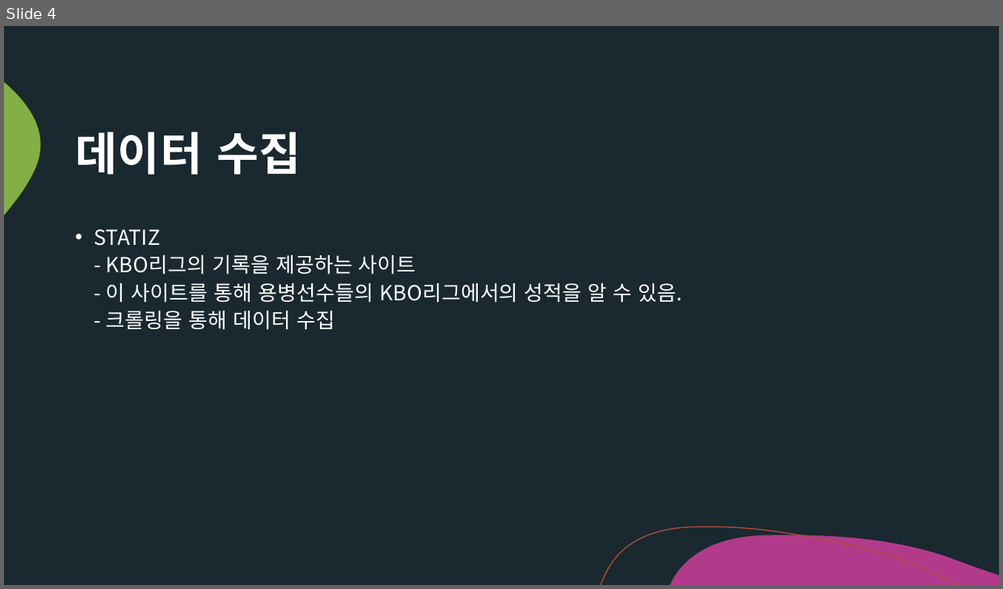
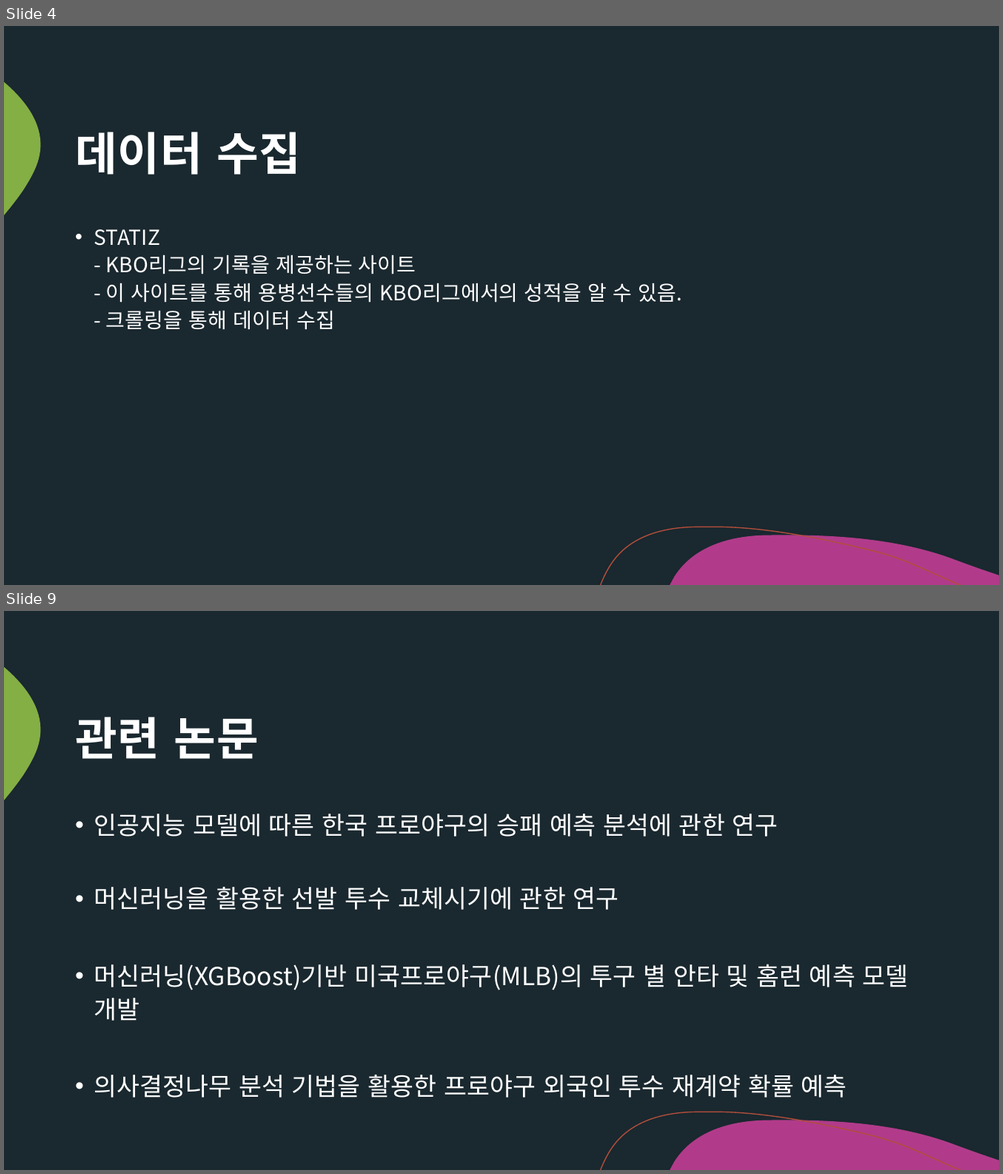
Before and after one commit to Tae-Hyeon-Kim/Analysis-of-KBO-Foreign-Pitchers, a slide deck: KBO 외국인 투수 분석.pptx. Shown one above the other, each under a label of ours: slide 4 before the commit, slides 4 and 9 after it; the slides between them are not shown. The pictures are 1003x589 and 1003x1174 pixels, drawn with LibreOffice and Linux fonts; fonts in the diff are those of the drawing. Boxes give left, top, right and bottom in pixels: in the first picture for what was removed or moved away, otherwise in the second. Text is boxed around its words. In the diff, an @@ line names an element or a change of style, - is before the commit and + after.

Commit message:
카테고리 별 분석

```diff
--- a/KBO 외국인 투수 분석.pptx
+++ b/KBO 외국인 투수 분석.pptx
@@ slide 9 added at box(4, 611, 999, 1170), background #1A282F; not listed: 3 template elements that a slide beside it also shows @@
@@ title added at box(75, 717, 259, 759), 44 pt, text #FFFFFF, bold @@
+관련 논문
@@ text added at box(94, 814, 908, 1098), 24 pt, text #FFFFFF @@
+• 인공지능 모델에 따른 한국 프로야구의 승패 예측 분석에 관한 연구
+• 머신러닝을 활용한 선발 투수 교체시기에 관한 연구
+• 머신러닝(XGBoost)기반 미국프로야구(MLB)의 투구 별 안타 및 홈런 예측 모델 개발
+• 의사결정나무 분석 기법을 활용한 프로야구 외국인 투수 재계약 확률 예측
```
Also in this commit, not shown: 1 slide changed, 4 other slides added, 2 slides removed, 3 other files.
